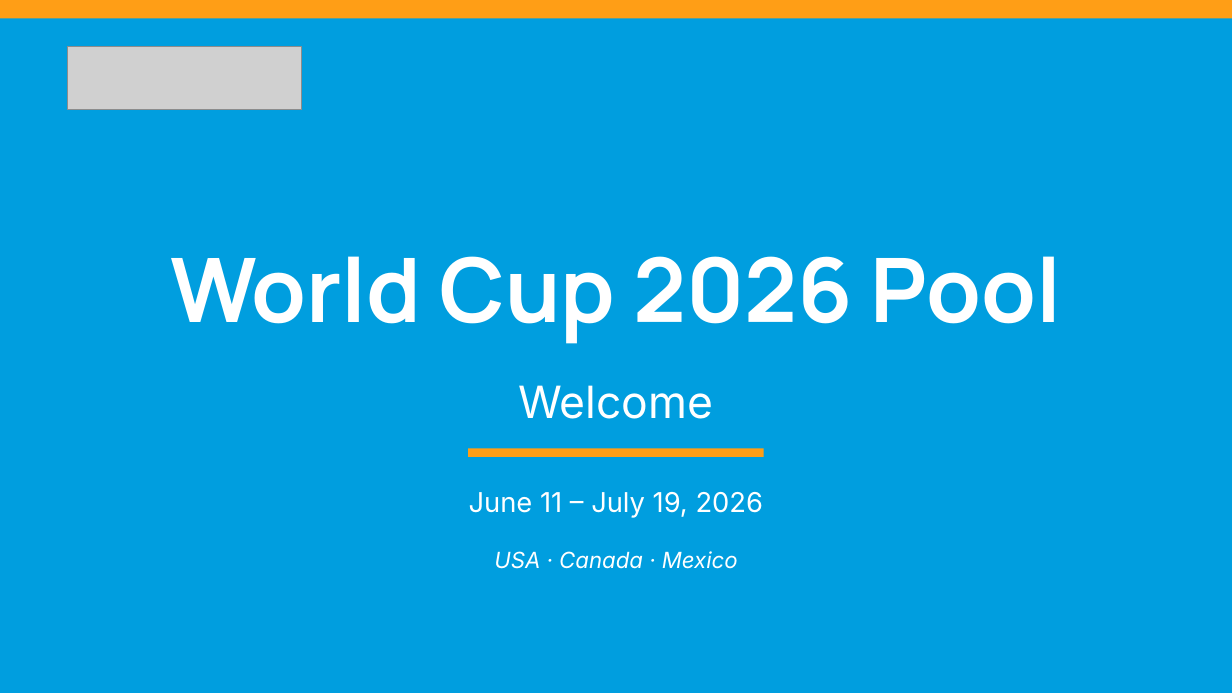
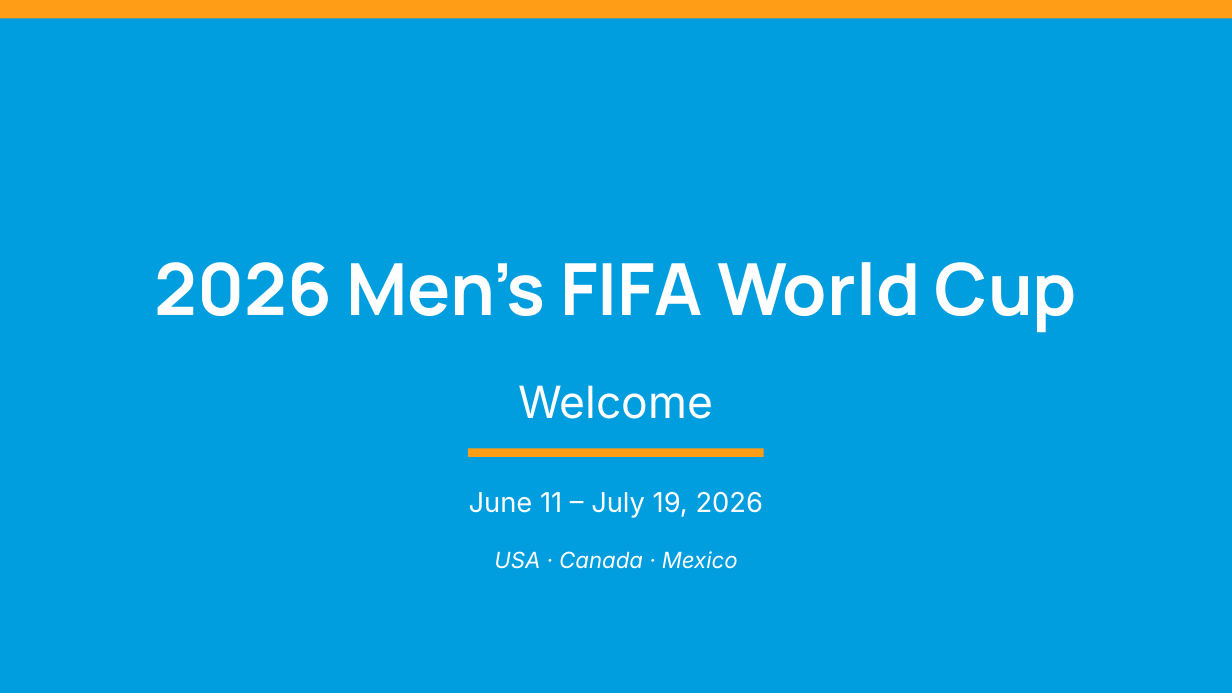
Before and after one commit to riteshwarade/wc26, a slide deck: slide 1 of WC2026_Pool_Intro.pptx. Drawn at 1232x693 pixels with LibreOffice and Linux fonts; fonts in the diff are those of the drawing; grey boxes stand for pictures. Boxes give left, top, right and bottom in pixels: in the first picture for what was removed or moved away, otherwise in the second. Text is boxed around its words. In the diff, an @@ line names an element or a change of style, - is before the commit and + after.

```diff
--- a/WC2026_Pool_Intro.pptx
+++ b/WC2026_Pool_Intro.pptx
@@ picture removed at [68, 47, 302, 110] @@
@@ text at [155, 262, 1077, 333]: text changed; size 52 to 42 pt @@
-World Cup 2026 Pool
+2026 Men's FIFA World Cup
```
Also in this commit, not shown: 3 other slides changed, 8 slides added, 2 slides removed, 4 other files.
